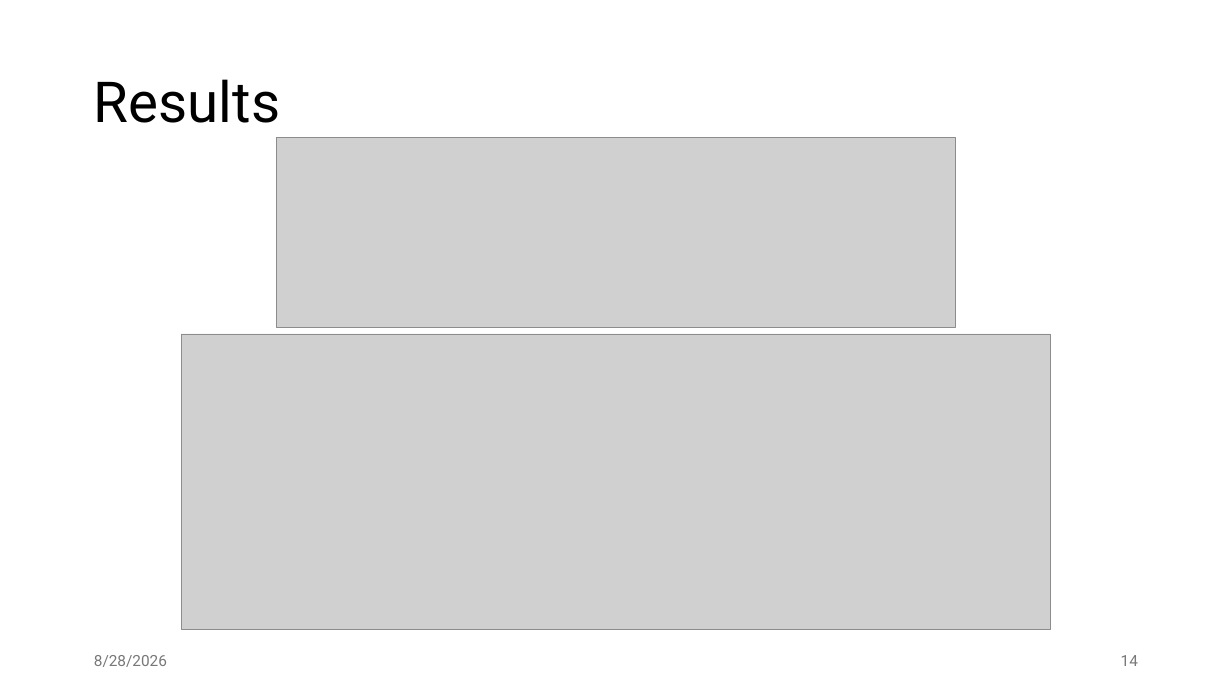
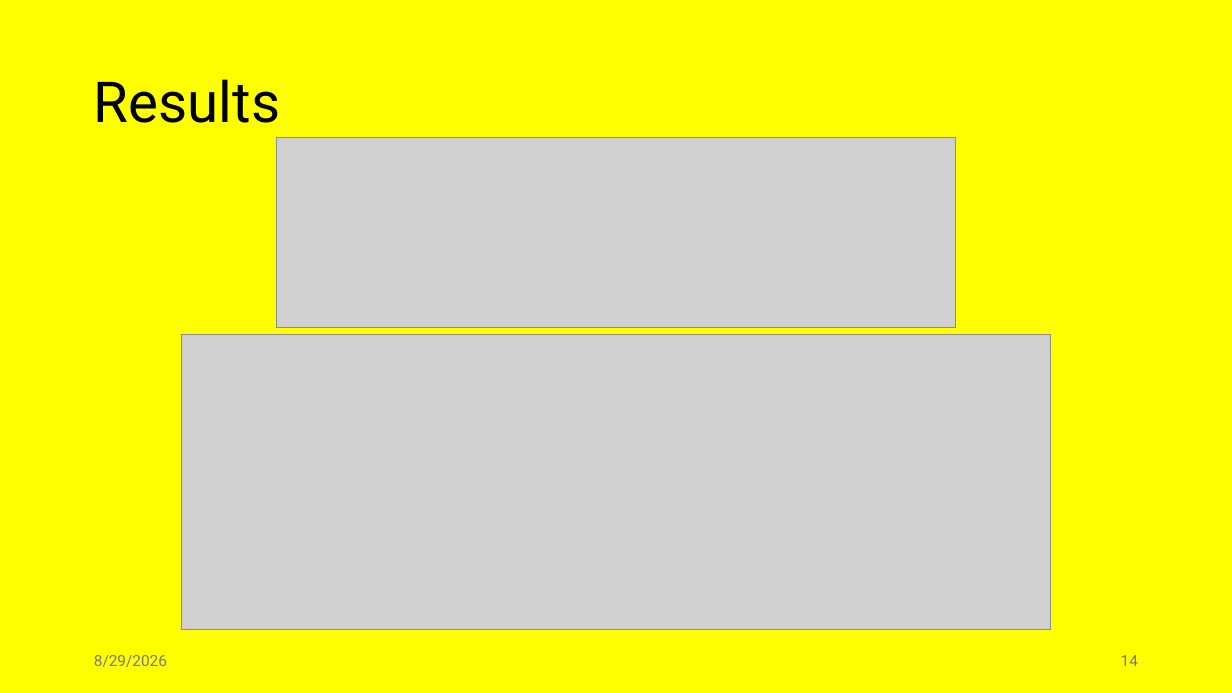
Before and after one commit to jiriklepl/phd-thesis, a slide deck: slide 14 of slides/Optimizing Memory Layouts and Traversal Orders in High-Performance Computing.pptx. Drawn at 1232x693 pixels with LibreOffice and Linux fonts; fonts in the diff are those of the drawing; grey boxes stand for pictures. Boxes give left, top, right and bottom in pixels: in the first picture for what was removed or moved away, otherwise in the second. Text is boxed around its words. In the diff, an @@ line names an element or a change of style, - is before the commit and + after.

```diff
--- a/slides/Optimizing Memory Layouts and Traversal Orders in High-Performance Computing.pptx
+++ b/slides/Optimizing Memory Layouts and Traversal Orders in High-Performance Computing.pptx
@@ background #FFFFFF to #FFFF00 @@
@@ text at (x1=94, y1=655, x2=167, y2=667): text changed @@
-8/28/2026
+8/29/2026
```
Also in this commit, not shown: 28 other slides changed, 1 slide added, 2 slides removed.
